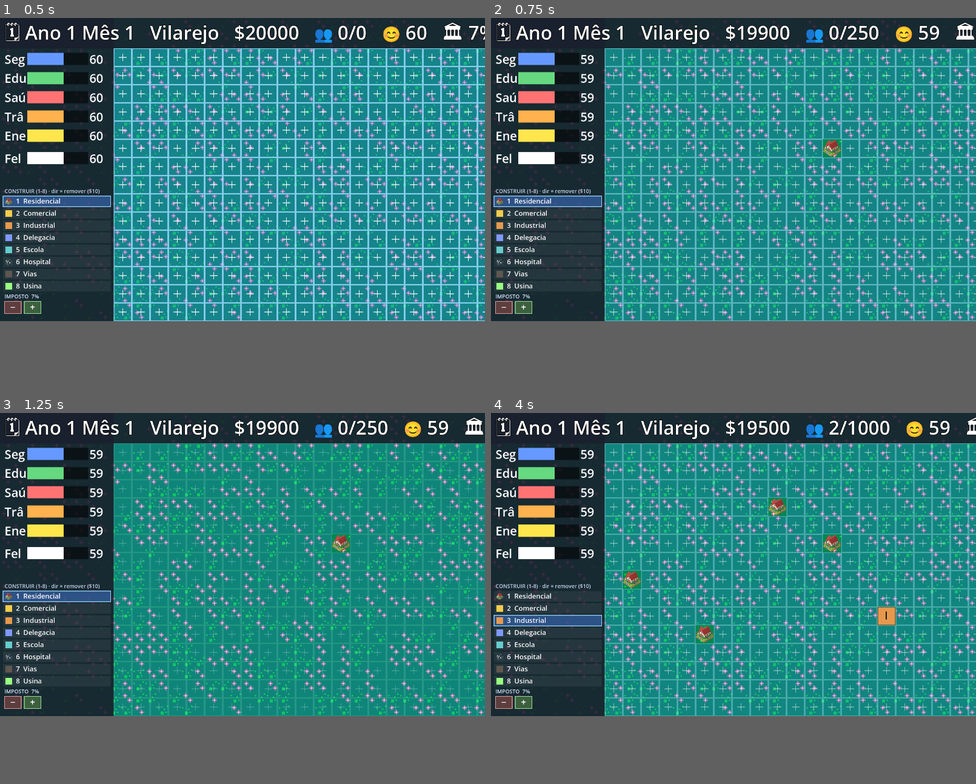
Above: before the commit, frames 1-4 (two rows, left to right).
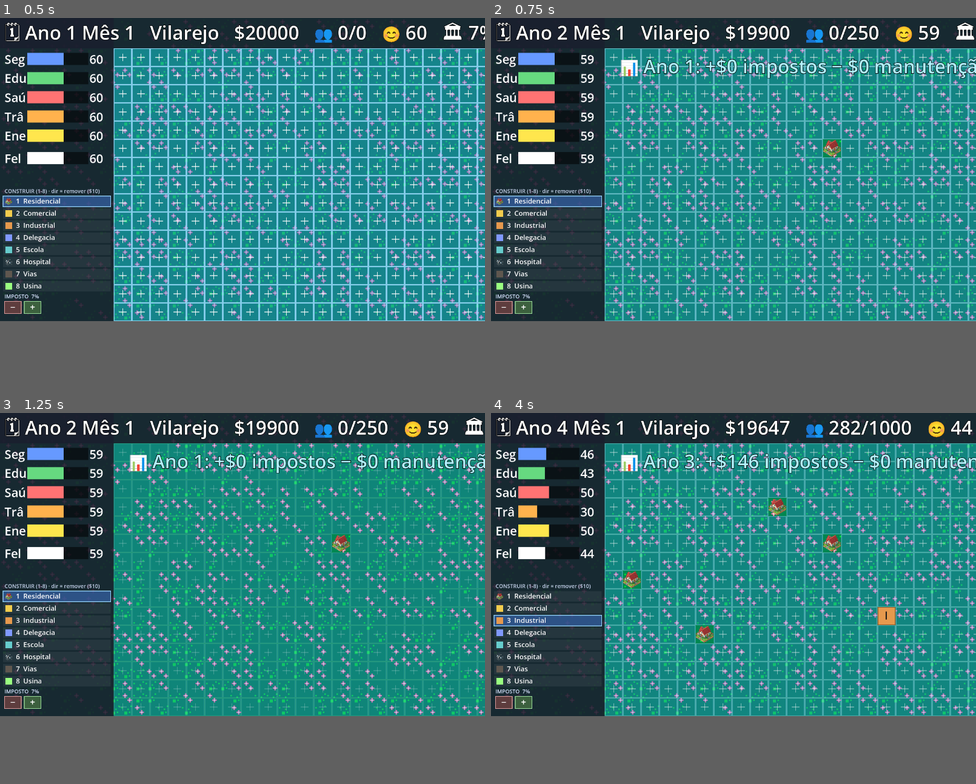
Above: after the commit, the same moments.

Repository: andrewsmedina/yourcity
Game: Godot game, scene res://scenes/main.tscn
The game is run twice, just before and just after one commit, with the same random seed, the same clock (stepped at 60 frames per second) and the same inputs.
Inputs (mouse positions are in pixels of both pictures, inside the frame that each line leads up to):
- Up to frame 1 (0.5 s): no input
- Up to frame 2 (0.75 s): tap Enter at 0.5 s; move the mouse to (840, 155) at 0.52 s; tap Y at 0.6 s; click (840, 155) at 0.67 s
- Up to frame 3 (1.25 s): tap Space at 0.77 s
- Up to frame 4 (4 s): tap Space at 1.25, 3.77 s; drag from (636, 579) to (709, 624) at 1.27 s; move the mouse to (782, 498) at 2.02 s; tap 1 at 2.1 s; click (782, 498) at 2.17 s; tap Y at 2.3, 3.8 s; drag from (709, 624) to (588, 520) at 2.77 s; move the mouse to (879, 609) at 3.52 s; tap 3 at 3.6 s; click (879, 609) at 3.67 s

Frame 1 is identical in both runs. In frame 2, 1.5% of the frame differs, in the area x 13-100%, y 1-17%; in frame 3, 1.5%; in frame 4, 3.0%, in the area x 9-100%, y 1-40%.

Commit message:
Add debug Y to force a year; log year-end
Press Y to jump a full year and fire the year-end report/sound immediately
(for testing the notification). Also print the year report to the console.

Co-Authored-By: Claude Opus 4.8 (1M context) <noreply@anthropic.com>

Diff:
--- a/scripts/city.gd
+++ b/scripts/city.gd
@@ -60,6 +60,15 @@
 	city_changed.emit()
 	return true
 
+## Debug: jump a full year forward, firing the year-end flow immediately.
+func debug_advance_year() -> void:
+	var prev_year := sim.year()
+	sim.advance(CitySim.YEAR)
+	if sim.year() != prev_year:
+		year_passed.emit(sim.year(), sim.last_year_tax, sim.last_year_upkeep)
+	money_changed.emit(sim.money)
+	city_changed.emit()
+
 ## Demolish whatever is on a slot; emits updates and returns success.
 func demolish(slot_index: int) -> bool:
 	if not sim.demolish(slot_index):
--- a/scripts/hud.gd
+++ b/scripts/hud.gd
@@ -56,6 +56,8 @@
 
 func _on_year_passed(year: int, tax: float, upkeep: float) -> void:
 	var net := tax - upkeep
+	print("[year] Ano ", year - 1, ": +$", int(tax), " impostos -$", int(upkeep),
+		" manutenção = $", int(net))
 	_report.text = "📊 Ano %d: +$%d impostos − $%d manutenção = $%+d" % [
 		year - 1, int(tax), int(upkeep), int(net)]
 	_report.modulate.a = 1.0
--- a/scripts/main.gd
+++ b/scripts/main.gd
@@ -43,5 +43,7 @@
 		City.sim.adjust_tax(CitySim.TAX_STEP)   # ] aumenta o imposto
 	elif keycode == KEY_T:
 		WindowManager.toggle_mode()  # alterna janela normal <-> taskbar
+	elif keycode == KEY_Y:
+		City.debug_advance_year()  # debug: força virar o ano
 	elif keycode == KEY_R:
 		City.reset()
